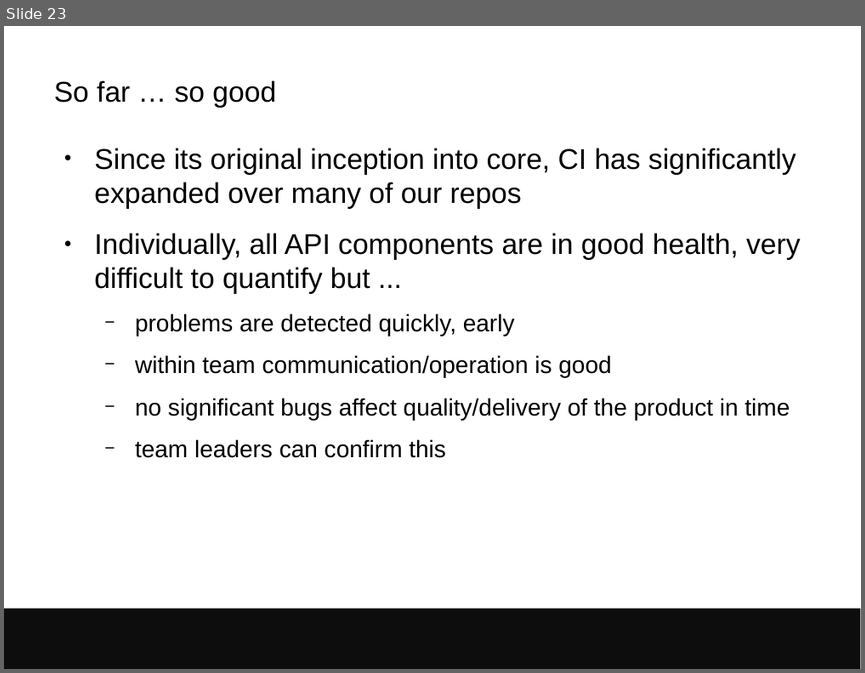
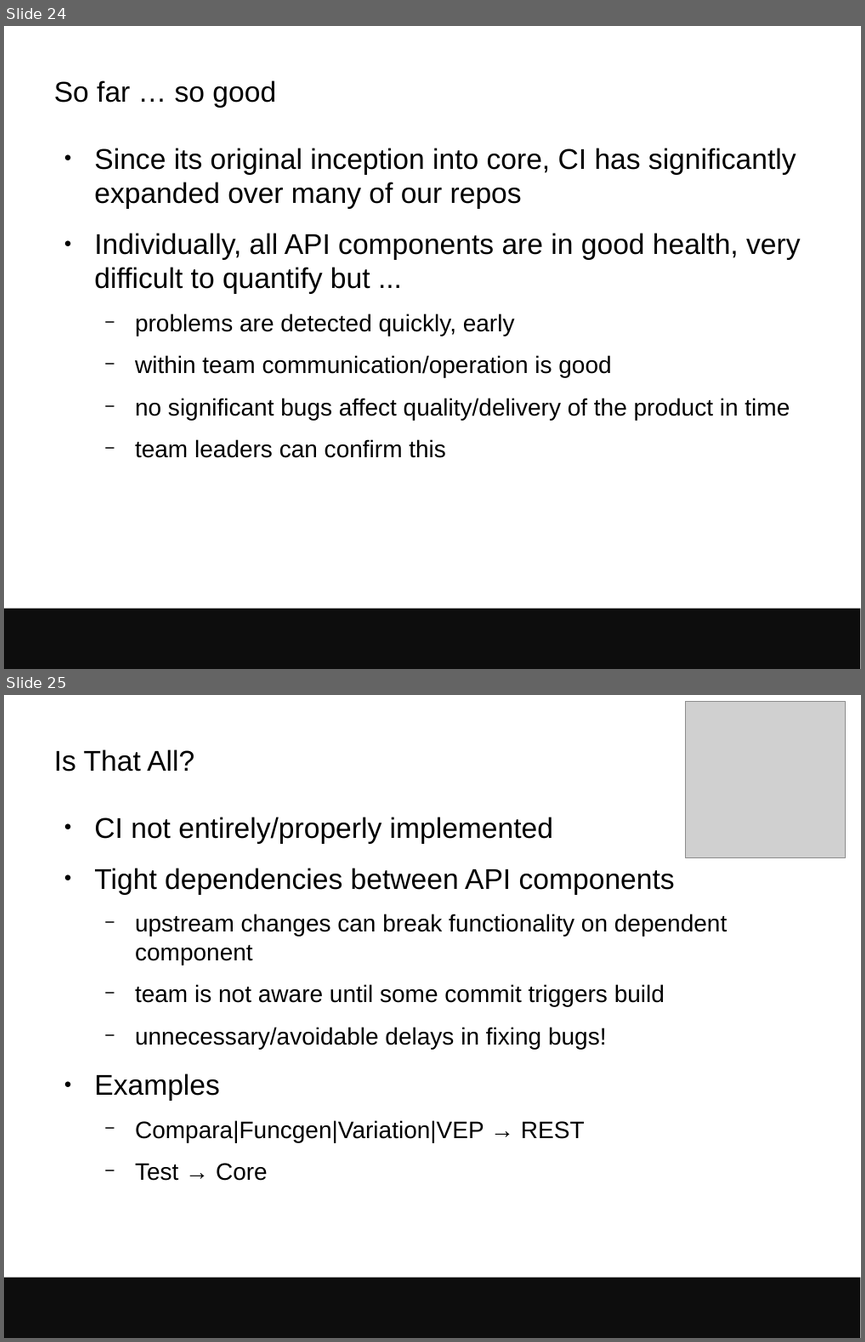
Before and after one commit to avullo/presentations, a slide deck: 2017/data-review-12-17/talk.odp. Shown one above the other, each under a label of ours: slide 23 before the commit, slides 24 and 25 after it. The pictures are 865x673 and 865x1342 pixels, drawn with LibreOffice and Linux fonts; fonts in the diff are those of the drawing; grey boxes stand for pictures; background and template pictures are left out. Boxes give left, top, right and bottom in pixels: in the first picture for what was removed or moved away, otherwise in the second. Text is boxed around its words. In the diff, an @@ line names an element or a change of style, - is before the commit and + after.

Commit message:
More into CI in Ensembl, started dependent build section.

```diff
--- a/2017/data-review-12-17/talk.odp
+++ b/2017/data-review-12-17/talk.odp
@@ slide 25 added at (4,695,861,1338), background #FFFFFF; not listed: 1 template element that a slide beside it also shows @@
@@ picture added at (685,702,845,859) @@
@@ title added at (54,749,194,771), 24 pt, text #000000 @@
+Is That All?
@@ text added at (94,817,726,1180), 20 pt, text #000000 @@
+● CI not entirely/properly implemented
+● Tight dependencies between API components
+  − upstream changes can break functionality on dependent component
+  − team is not aware until some commit triggers build
+  − unnecessary/avoidable delays in fixing bugs!
+● Examples
+  − Compara|Funcgen|Variation|VEP → REST
+  − Test → Core
@@ what was slide 23 is now slide 24 @@
```
Also in this commit, not shown: 3 slides changed, 9 other slides added.
